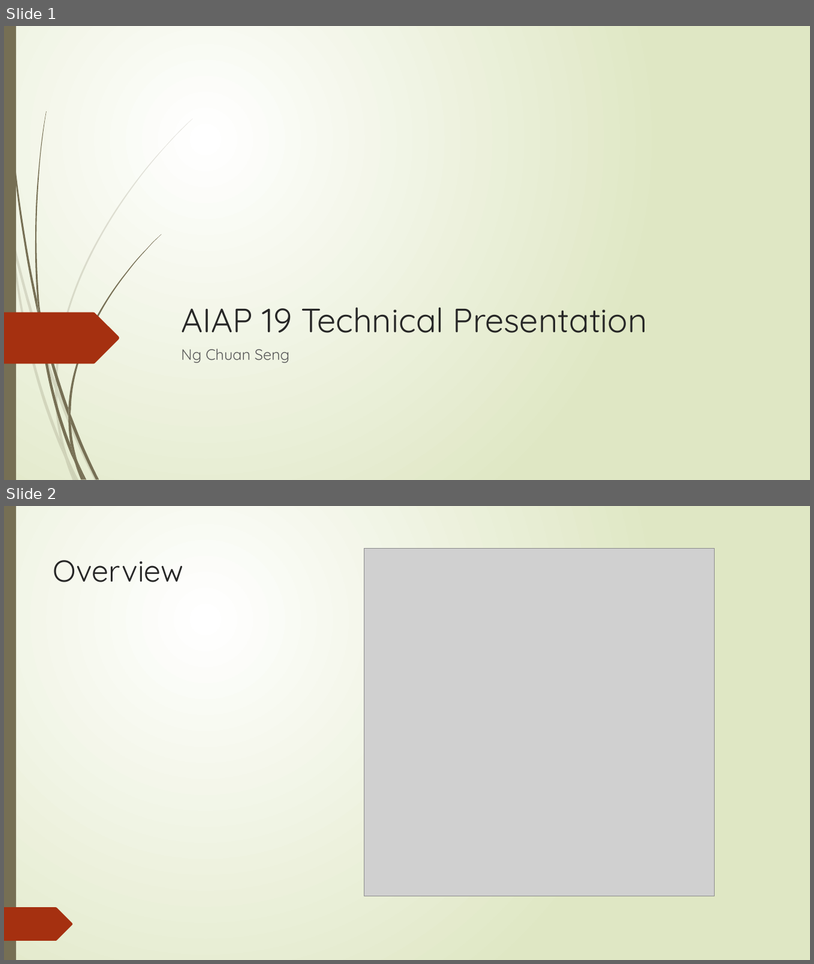
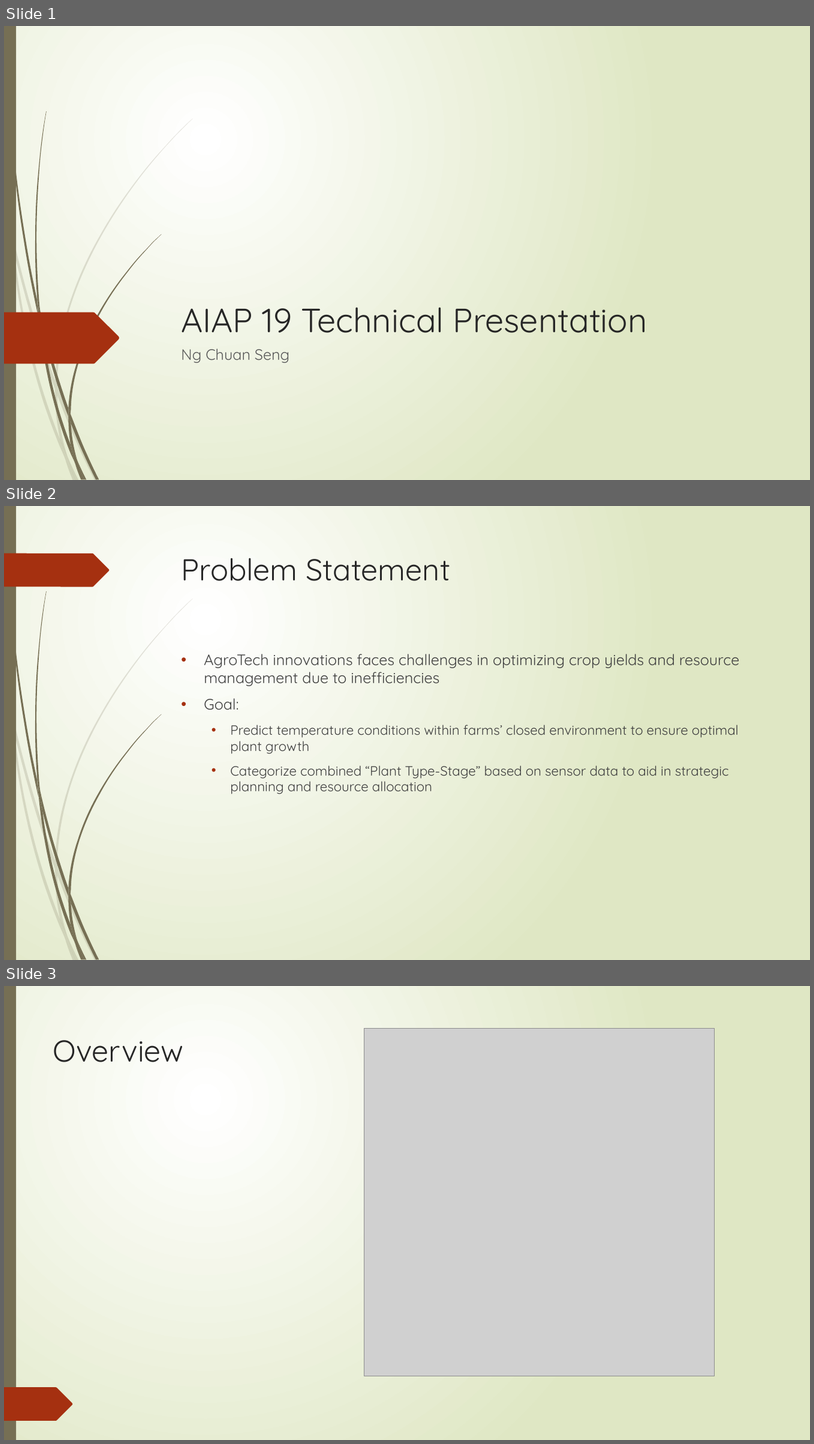
Before and after one commit to chuanseng-ng/aiap19-ng-chuan-seng-611J, a slide deck: AIAP_19_Technical_Interview.pptx. Shown one above the other, each under a label of ours: slides 1 and 2 before the commit, slides 1, 2 and 3 after it. The pictures are 814x964 and 814x1444 pixels, drawn with LibreOffice and Linux fonts; fonts in the diff are those of the drawing; grey boxes stand for pictures. Boxes give left, top, right and bottom in pixels: in the first picture for what was removed or moved away, otherwise in the second. Text is boxed around its words. In the diff, an @@ line names an element or a change of style, - is before the commit and + after.

Commit message:
[Doc] Add problem statement slide to ppt

```diff
--- a/AIAP_19_Technical_Interview.pptx
+++ b/AIAP_19_Technical_Interview.pptx
@@ slide 2 added at box(4, 506, 810, 960), background gradient #FFFFFF to #DFE8C4; not listed: 24 template elements that a slide beside it also shows @@
@@ title added at box(182, 558, 450, 581), 36 pt, text #262626 @@
+Problem Statement
@@ text added at box(204, 654, 740, 794), 16 pt, text #404040 @@
+• AgroTech innovations faces challenges in optimizing crop yields and resource management due to inefficiencies
+• Goal:
+  • Predict temperature conditions within farms’ closed environment to ensure optimal plant growth
+  • Categorize combined “Plant Type-Stage” based on sensor data to aid in strategic planning and resource allocation
@@ what was slide 2 is now slide 3 @@
```
Also in this commit, not shown: 1 slide changed.
